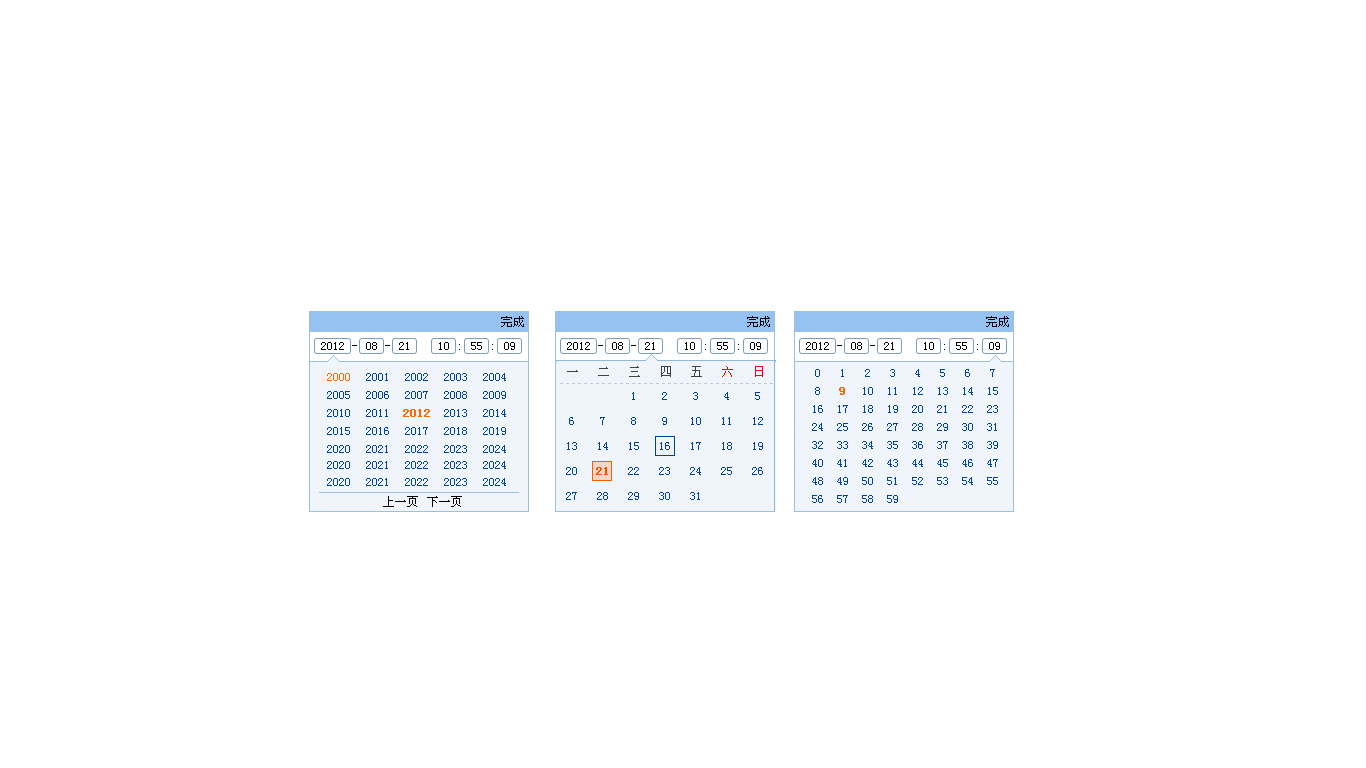
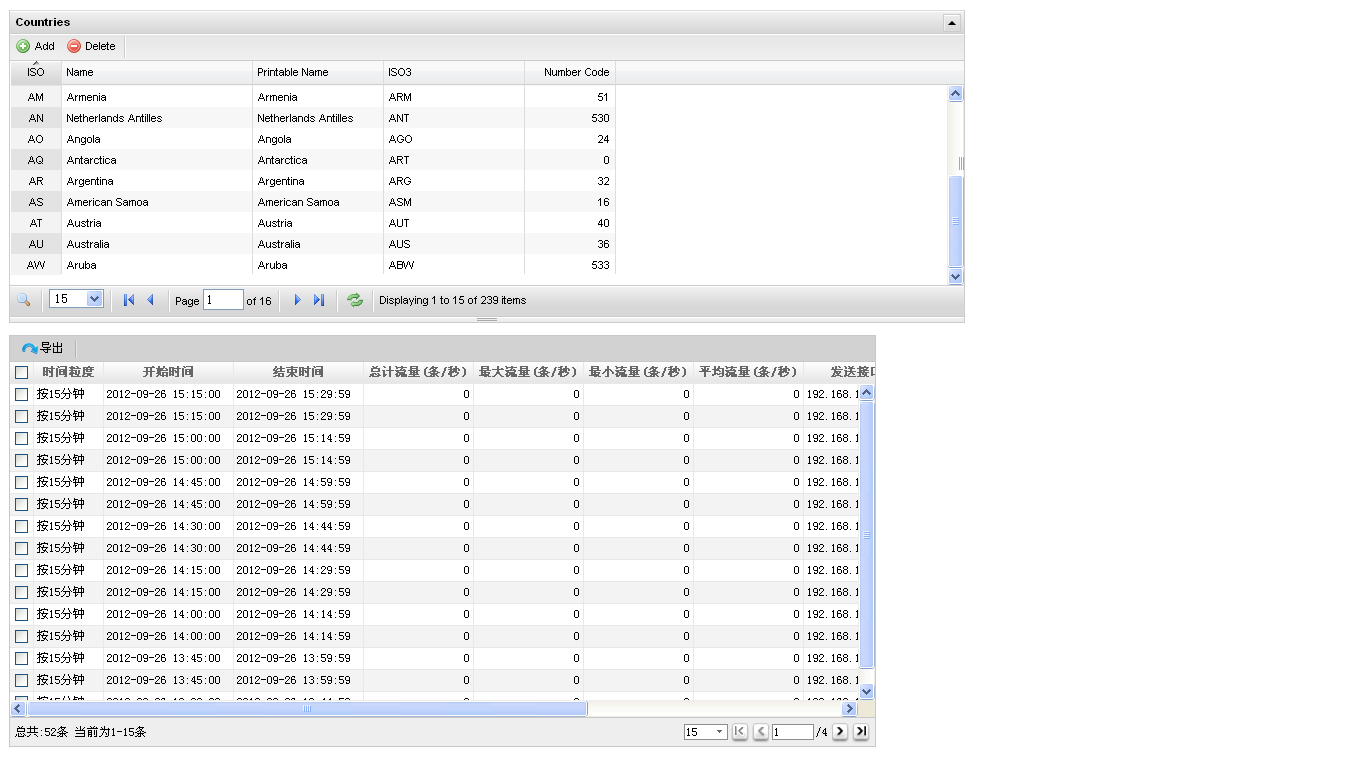
Revision of a layered 1366 × 768 image; what changed, layer by layer:
removed group "组 5 副本 2" (26 layers) over [794, 311, 1014, 512]
removed group "组 4" (1st of 3, in "组 5 副本 2") (3 layers) from group "组 5 副本 2" over [794, 355, 1014, 512]
showed "图层 1", painted on it over [9, 10, 1001, 477]
moved "图层 2" out of group "组 4", painted on it over [9, 335, 1014, 747]
removed layer "图层 3" (1st of 3, in "组 5 副本 2") from group "组 5 副本 2" over [794, 311, 1014, 512]
removed group "组 5 副本" (26 layers) over [555, 311, 776, 512]
removed group "组 2" (2nd of 3, in "组 5 副本") (9 layers) from group "组 5 副本" over [556, 354, 776, 511]
removed group "组 3" (2nd of 3, in "组 5 副本" › "组 2") (5 layers) from group "组 2" over [556, 354, 776, 511]
removed layer "图层 11" (4th of 6, in "组 5 副本" › "组 2" › "组 3") (was multiply) from group "组 3" over [556, 355, 776, 511]
removed layer "图层 10" (4th of 6, in "组 5 副本" › "组 2" › "组 3") from group "组 3" over [556, 354, 776, 362]
removed layer "图层 9" (4th of 6, in "组 5 副本" › "组 2" › "组 3") from group "组 3" over [560, 361, 772, 382]
removed layer "图层 8" (2nd of 3, in "组 5 副本" › "组 2") from group "组 2" over [560, 386, 773, 511]
removed layer "图层 3" (2nd of 3, in "组 5 副本") from group "组 5 副本" over [555, 311, 775, 512]
removed group "组 5" (26 layers) over [309, 311, 530, 512]
removed group "组 3 副本" (3rd of 3, in "组 5") (7 layers) from group "组 5" over [309, 355, 529, 511]
removed layer "图层 13" (3rd of 3, in "组 5" › "组 3 副本") from group "组 3 副本" over [316, 492, 522, 511]
removed layer "图层 12" (3rd of 3, in "组 5" › "组 3 副本") from group "组 3 副本" over [327, 373, 506, 486]
removed layer "图层 11" (5th of 6, in "组 5" › "组 3 副本") from group "组 3 副本" over [310, 356, 528, 511]
removed layer "图层 10" (5th of 6, in "组 5" › "组 3 副本") from group "组 3 副本" over [309, 355, 529, 363]
removed layer "图层 3" (3rd of 3, in "组 5") from group "组 5" over [309, 311, 529, 512]
…and 5 more changes (5 removed)
